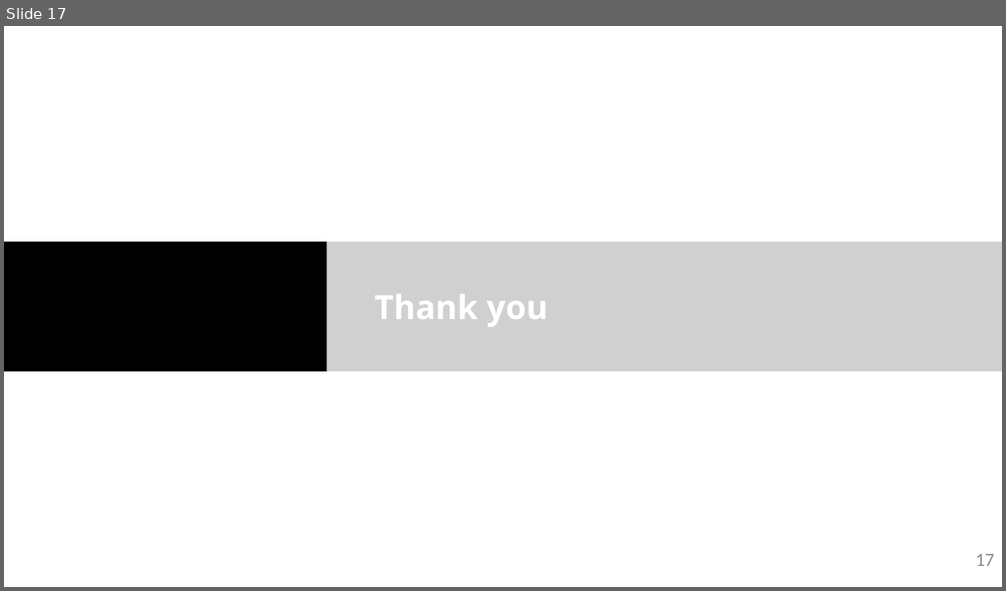
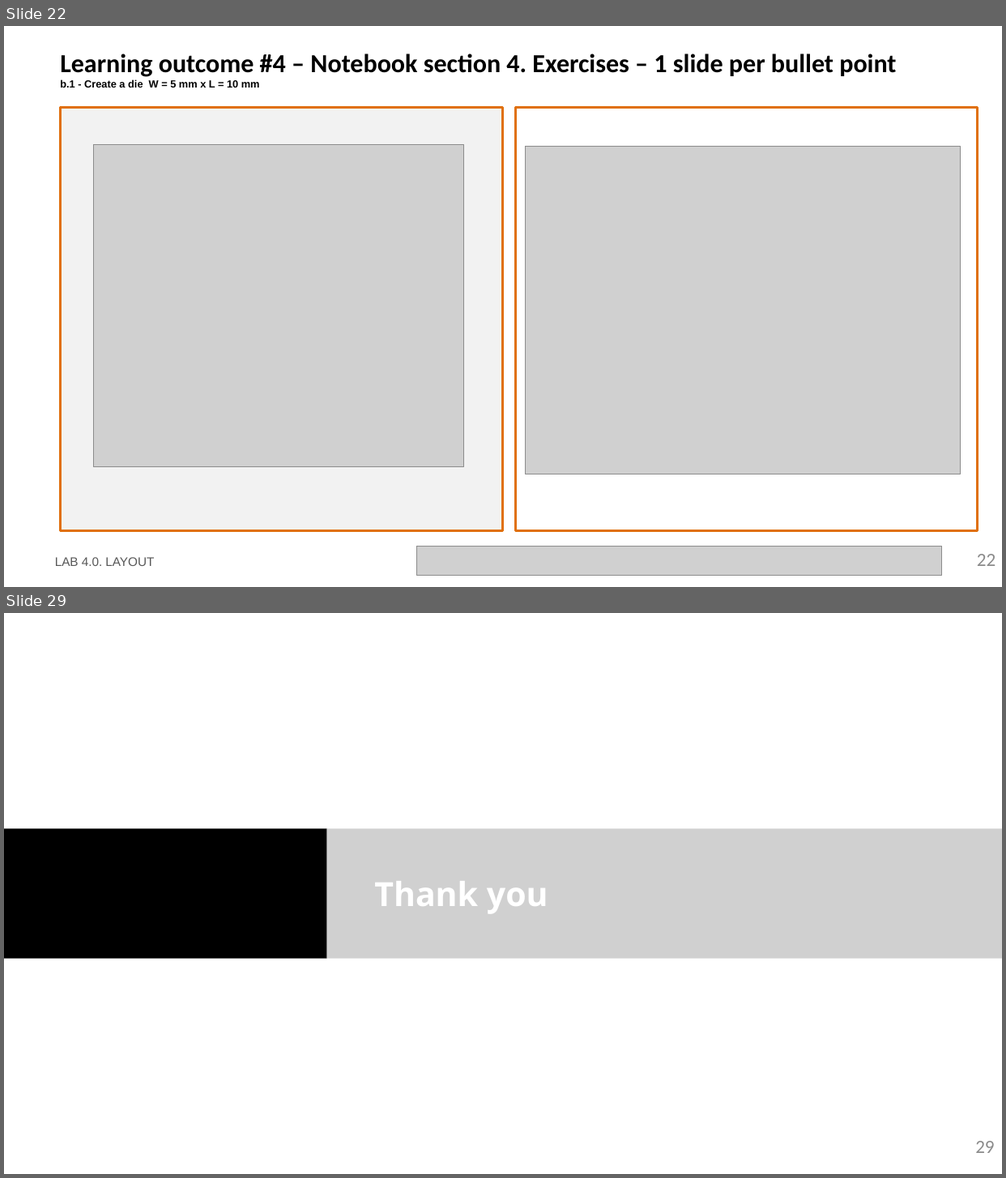
Before and after one commit to Japeacru/cifoin-lab4, a slide deck: LabBook_40.pptx. Shown one above the other, each under a label of ours: slide 17 before the commit, slides 22 and 29 after it; the slides between them are not shown. The pictures are 1006x591 and 1006x1178 pixels, drawn with LibreOffice and Linux fonts; fonts in the diff are those of the drawing; grey boxes stand for pictures; background and template pictures are left out. Boxes give left, top, right and bottom in pixels: in the first picture for what was removed or moved away, otherwise in the second. Text is boxed around its words. In the diff, an @@ line names an element or a change of style, - is before the commit and + after.

```diff
--- a/LabBook_40.pptx
+++ b/LabBook_40.pptx
@@ slide 22 added at [4,26,1002,587], background #FFFFFF @@
@@ title added at [60,54,896,88], 25 pt, text #000000, bold @@
+Learning outcome #4 – Notebook section 4. Exercises – 1 slide per bullet point
+b.1 - Create a die W = 5 mm x L = 10 mm
@@ rectangle added at [60,107,503,531], fill #F2F2F2, outline #E0700D 2.25 pt @@
@@ rectangle added at [515,107,978,531], outline #E0700D 2.25 pt @@
@@ picture added at [93,145,463,467] @@
@@ picture added at [526,147,961,475] @@
@@ text added at [55,557,154,566], 12 pt, text #585858 @@
+LAB 4.0. LAYOUT
@@ picture added at [417,546,942,576] @@
@@ page number added at [977,554,995,566], 18 pt, text #8C8C8C @@
+22
@@ what was slide 17 is now slide 29 @@
@@ page number at [975,1141,994,1153]: text changed @@
-17
+29
```
Also in this commit, not shown: 1 slide changed, 11 other slides added, 1 other file.
